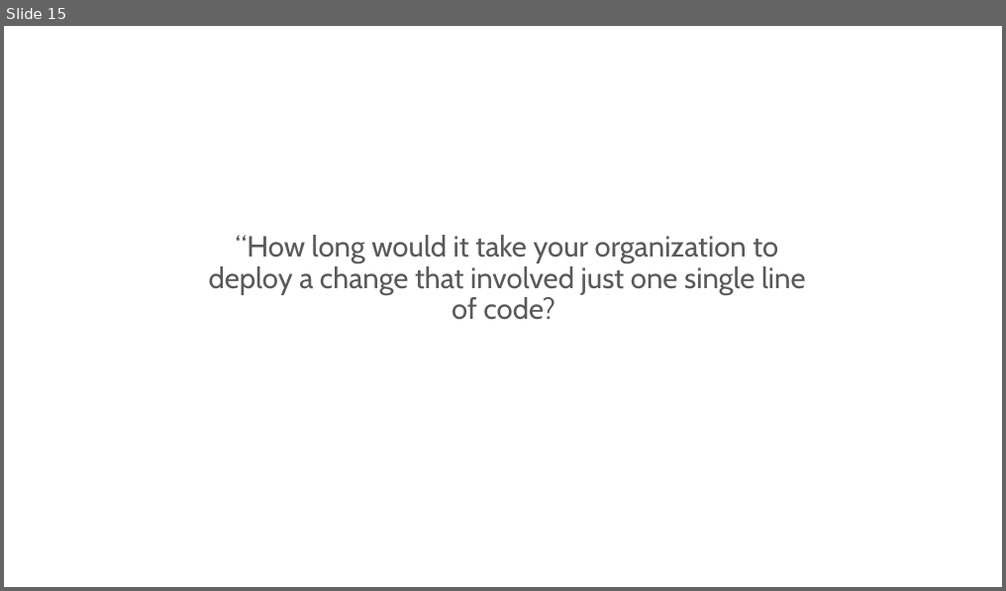
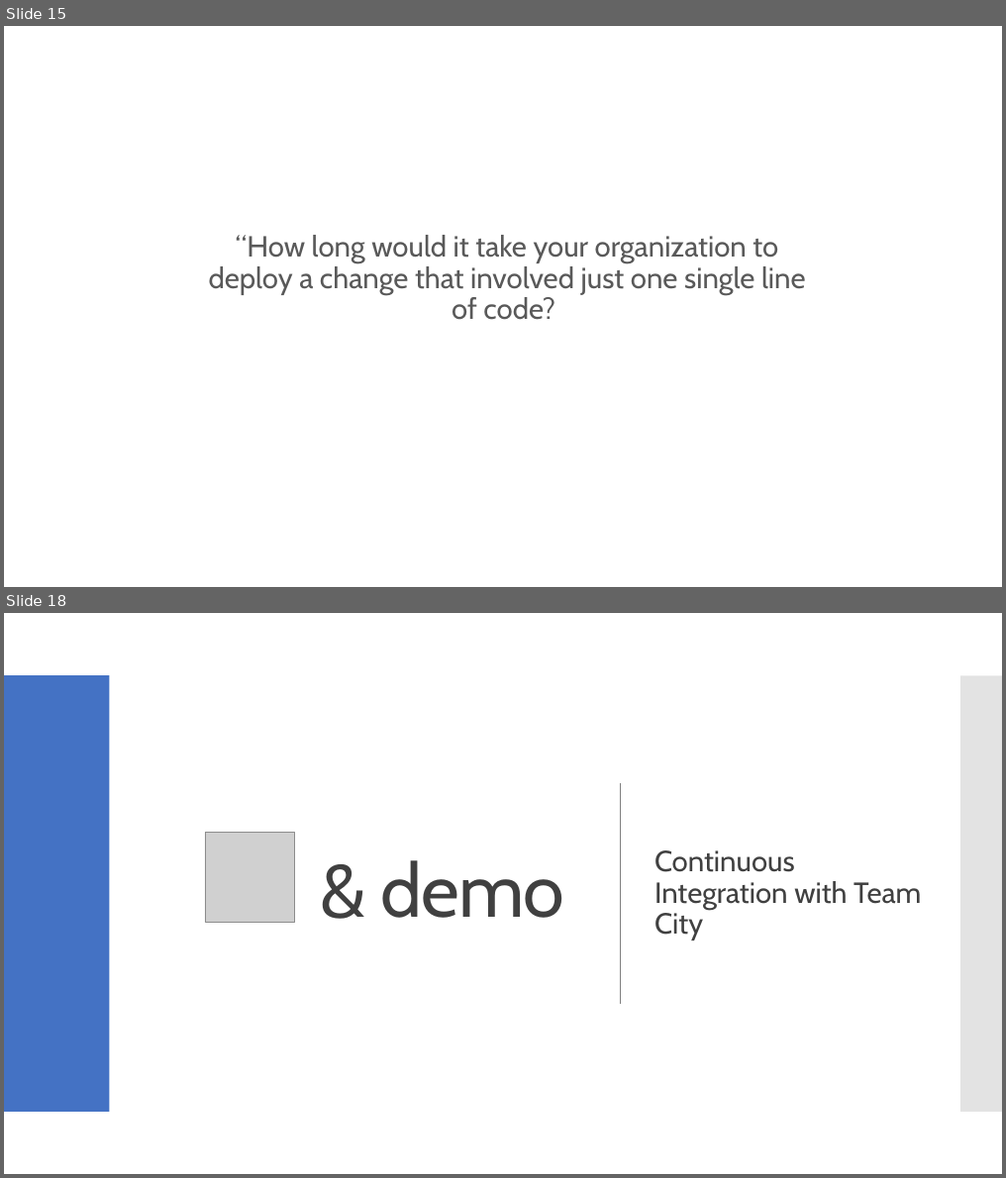
Before and after one commit to milodotnet/bootcamp, a slide deck: Bootcamp-ContinuousDelivery.pptx. Shown one above the other, each under a label of ours: slide 15 before the commit, slides 15 and 18 after it; the slides between them are not shown. The pictures are 1006x591 and 1006x1178 pixels, drawn with LibreOffice and Linux fonts; fonts in the diff are those of the drawing; grey boxes stand for pictures. Boxes give left, top, right and bottom in pixels: in the first picture for what was removed or moved away, otherwise in the second. Text is boxed around its words. In the diff, an @@ line names an element or a change of style, - is before the commit and + after.

```diff
--- a/Bootcamp-ContinuousDelivery.pptx
+++ b/Bootcamp-ContinuousDelivery.pptx
@@ slide 18 added at [4,613,1002,1174], background #FFFFFF @@
@@ rectangle added at [4,613,1002,1174], fill #FFFFFF @@
@@ rectangle added at [4,675,752,1112], fill #4472C4 @@
@@ rectangle added at [4,675,110,1112], fill #4472C4 @@
@@ rectangle added at [763,675,1002,1112], fill #C8C8C8 at 50% opacity @@
@@ rectangle added at [960,676,1002,1112], fill #C8C8C8 at 50% opacity @@
@@ line added from (621, 783) to (621, 1004), #808080 1 pt @@
@@ picture added at [205,833,294,922] @@
@@ title added at [381,861,564,918], 72 pt, text #404040 @@
+& demo
@@ subtitle added at [654,851,921,941], 28 pt, text #404040 @@
+Continuous Integration with Team City
```
Also in this commit, not shown: 2 slides changed, 1 slide removed.
